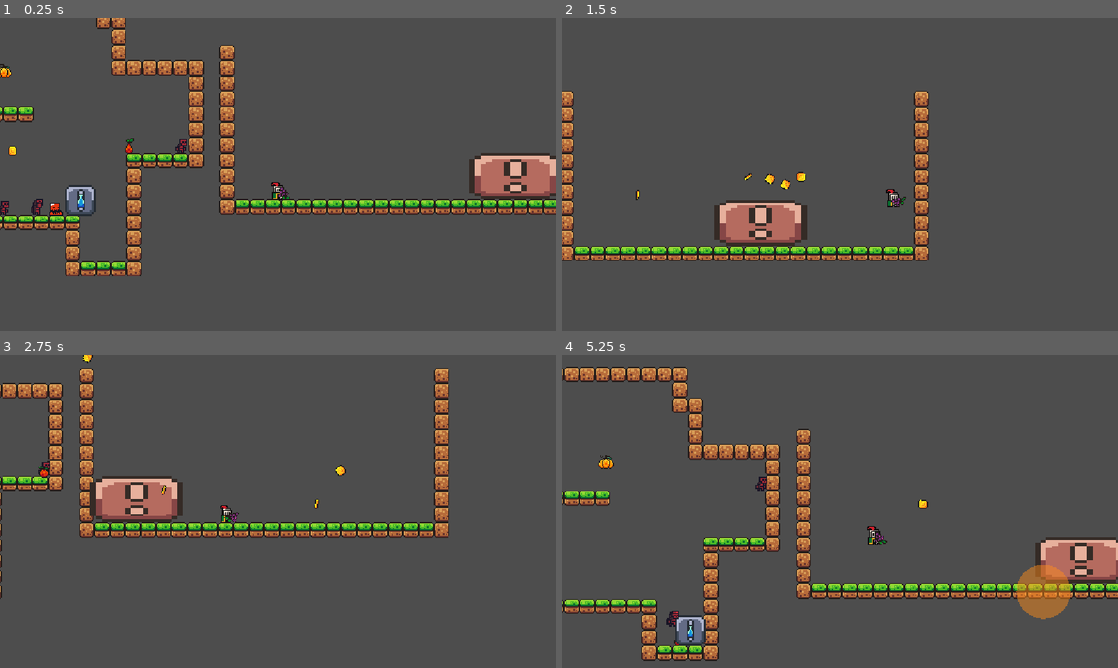
Above: before the commit, frames 1-4 (two rows, left to right).
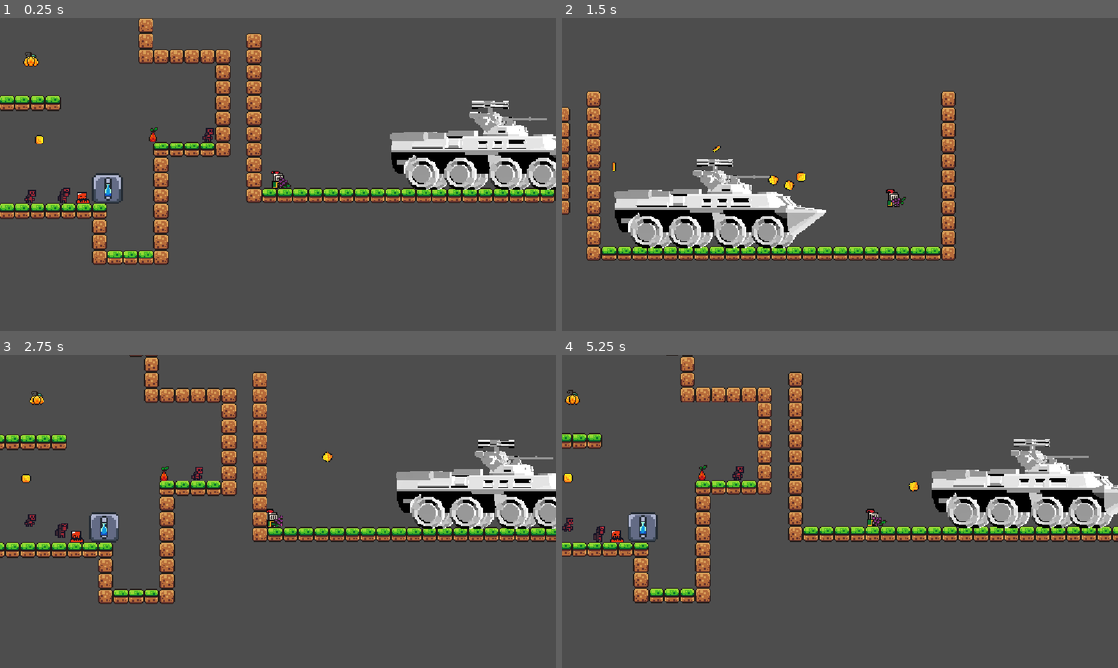
Above: after the commit, the same moments.

Repository: InferiorPosterior/project-something-evil
Game: Godot game, scene res://Scenes/game.tscn
The game is run twice, just before and just after one commit, with the same random seed, the same clock (stepped at 60 frames per second) and the same inputs.
Inputs (mouse positions are in pixels of both pictures, inside the frame that each line leads up to):
- Up to frame 1 (0.25 s): no input
- Up to frame 2 (1.5 s): move the mouse to (962, 158) at 0.52 s; press the mouse at (962, 158) at 0.53 s; hold Right (move_right) from 0.53 s (still down); tap Space (jump) at 0.77 s; move the mouse to (728, 190) at 1.27 s; release the mouse at (728, 190) at 1.28 s; click (728, 190) at 1.35 s
- Up to frame 3 (2.75 s): tap Space (jump) at 1.52 s; move the mouse to (333, 442) at 2.02 s; release Right (move_right) at 2.03 s; press the mouse at (333, 442) at 2.03 s; hold Left (move_left) from 2.03 s (still down)
- Up to frame 4 (5.25 s): move the mouse to (812, 574) at 2.77 s; release Left (move_left) at 2.78 s; release the mouse at (812, 574) at 2.78 s; hold Right (move_right) 2.78-4.28 s; click (812, 574) at 2.85 s; tap Space (jump) at 3.02, 3.77, 4.52 s; move the mouse to (1006, 558) at 3.52 s; press the mouse at (1006, 558) at 3.53 s; move the mouse to (673, 464) at 4.27 s; release the mouse at (673, 464) at 4.28 s; hold Left (move_left) 4.28-5.03 s; click (673, 464) at 4.35 s; move the mouse to (867, 511) at 5.02 s; press the mouse at (867, 511) at 5.03 s; hold Right (move_right) from 5.03 s (still down)

The runs differ from the first frame. In frame 1, 24% of the frame differs, in the area x 0-100%, y 0-83%; in frame 2, 13%; in frame 3, 23%; in frame 4, 29%, in the area x 0-100%, y 0-98%.

Commit message:
APC new temp model + Grenadier hp buff

Diff:
--- a/Scenes/Enemy Scenes/APC Boss/apc_boss.tscn
+++ b/Scenes/Enemy Scenes/APC Boss/apc_boss.tscn
@@ -2,7 +2,6 @@
 
 [ext_resource type="Script" uid="uid://k13jaf2ncu3e" path="res://Scripts/Enemies Scripts/APC Boss Scripts/apc_boss.gd" id="1_0fl87"]
 [ext_resource type="Script" uid="uid://ngsma3hy4ktw" path="res://Scripts/Components/health_component.gd" id="1_g6mq4"]
-[ext_resource type="Texture2D" uid="uid://10cr4tqj3ryk" path="res://Assets/brackeys_platformer_assets/sprites/world_tileset.png" id="2_glyfn"]
 [ext_resource type="Script" uid="uid://bxvhy0cwrfk4k" path="res://Scripts/Components/hurtbox_component.gd" id="2_otfy1"]
 [ext_resource type="Script" uid="uid://bvtclq823uv2e" path="res://Scripts/Components/hitbox_component.gd" id="3_6avjl"]
 [ext_resource type="Script" uid="uid://cb8uqkistmuev" path="res://Scripts/State_Machine/state_machine.gd" id="5_m8pev"]
@@ -15,44 +14,25 @@
 [ext_resource type="Script" uid="uid://bwp4gdkvry6is" path="res://Scripts/Enemies Scripts/APC Boss Scripts/missile_pod.gd" id="13_0fl87"]
 [ext_resource type="PackedScene" uid="uid://bhq3we2aqqr4r" path="res://Scenes/Projectiles & Hazards/APC Boss Projectiles/explosive_bullet.tscn" id="13_4rn6l"]
 [ext_resource type="PackedScene" uid="uid://cbw4etvuicd2r" path="res://Scenes/Projectiles & Hazards/APC Boss Projectiles/missile.tscn" id="15_4rn6l"]
-
-[sub_resource type="AtlasTexture" id="AtlasTexture_1hf45"]
-atlas = ExtResource("2_glyfn")
-region = Rect2(80, 32, 16, 16)
-
-[sub_resource type="SpriteFrames" id="SpriteFrames_1hf45"]
-animations = [{
-"frames": [{
-"duration": 1.0,
-"texture": SubResource("AtlasTexture_1hf45")
-}],
-"loop": 1,
-"name": &"default",
-"speed": 5.0
-}]
+[ext_resource type="PackedScene" uid="uid://bko2eoaw6712" path="res://Assets/evil_apc.gltf" id="15_ph24p"]
 
 [sub_resource type="RectangleShape2D" id="RectangleShape2D_fwsd2"]
-size = Vector2(88, 48)
+size = Vector2(182, 57)
 
-[sub_resource type="RectangleShape2D" id="RectangleShape2D_g4v7s"]
-size = Vector2(96, 48)
+[sub_resource type="CapsuleShape2D" id="CapsuleShape2D_4rn6l"]
+radius = 27.0
+height = 218.0
 
 [sub_resource type="RectangleShape2D" id="RectangleShape2D_yf5fn"]
-size = Vector2(92, 37)
+size = Vector2(192, 37.5)
 
 [node name="APC Boss" type="CharacterBody2D" unique_id=309457165 node_paths=PackedStringArray("health")]
 collision_layer = 2
 script = ExtResource("1_0fl87")
 health = NodePath("HealthComponent")
 
-[node name="AnimatedSprite2D" type="AnimatedSprite2D" parent="." unique_id=1069567222]
-texture_filter = 1
-position = Vector2(39.999996, -15.999998)
-scale = Vector2(5.9999995, 3)
-sprite_frames = SubResource("SpriteFrames_1hf45")
-
 [node name="CollisionShape2D" type="CollisionShape2D" parent="." unique_id=728455122]
-position = Vector2(40, -16)
+position = Vector2(2, -19.5)
 shape = SubResource("RectangleShape2D_fwsd2")
 
 [node name="HealthComponent" type="Node" parent="." unique_id=673880358]
@@ -68,8 +48,9 @@
 metadata/_custom_type_script = "uid://bxvhy0cwrfk4k"
 
 [node name="CollisionShape2D" type="CollisionShape2D" parent="HurtboxComponent" unique_id=1144396134]
-position = Vector2(40, -16)
-shape = SubResource("RectangleShape2D_g4v7s")
+position = Vector2(2, -23)
+rotation = -1.5707964
+shape = SubResource("CapsuleShape2D_4rn6l")
 debug_color = Color(0, 0.6437861, 0.2993289, 0.41960785)
 
 [node name="HitboxComponent" type="Area2D" parent="." unique_id=965676545]
@@ -80,7 +61,7 @@
 metadata/_custom_type_script = "uid://bvtclq823uv2e"
 
 [node name="CollisionShape2D" type="CollisionShape2D" parent="HitboxComponent" unique_id=1401890068]
-position = Vector2(40, -13)
+position = Vector2(0, -8)
 shape = SubResource("RectangleShape2D_yf5fn")
 debug_color = Color(0.9902335, 0, 0.2865104, 0.41960785)
 
@@ -115,12 +96,13 @@
 burst_cooldown = 2.0
 
 [node name="APC Turret" type="Node2D" parent="." unique_id=1270499741 node_paths=PackedStringArray("autocannon", "missile_pod")]
-position = Vector2(41, -34)
+position = Vector2(15, -46)
 script = ExtResource("11_0fl87")
 autocannon = NodePath("Autocannon")
 missile_pod = NodePath("MissilePod")
 
 [node name="Autocannon" type="Node2D" parent="APC Turret" unique_id=1846822682]
+position = Vector2(0, -16)
 script = ExtResource("12_hs51q")
 bullet_scene = ExtResource("13_4rn6l")
 bullet_speed = 500.0
@@ -129,6 +111,7 @@
 aim_turn_speed = 160.0
 
 [node name="MissilePod" type="Node2D" parent="APC Turret" unique_id=438773991]
+position = Vector2(-15, -31)
 script = ExtResource("13_0fl87")
 missile_scene = ExtResource("15_4rn6l")
 launch_speed = 300.0
@@ -136,5 +119,43 @@
 fire_interval = 0.2
 aim_turn_speed = 300.0
 
+[node name="SubViewportContainer" type="SubViewportContainer" parent="." unique_id=1518865646]
+texture_filter = 1
+custom_minimum_size = Vector2(204, 204)
+anchors_preset = 15
+anchor_right = 1.0
+anchor_bottom = 1.0
+offset_left = -104.0
+offset_top = -120.0
+offset_right = 455.99994
+offset_bottom = 348.0
+grow_horizontal = 2
+grow_vertical = 2
+scale = Vector2(0.4, 0.4)
+size_flags_horizontal = 4
+size_flags_vertical = 4
+stretch = true
+stretch_shrink = 2
+
+[node name="SubViewport" type="SubViewport" parent="SubViewportContainer" unique_id=1594926532]
+transparent_bg = true
+handle_input_locally = false
+size = Vector2i(279, 234)
+render_target_update_mode = 4
+
+[node name="blockbench_export" parent="SubViewportContainer/SubViewport" unique_id=833386423 instance=ExtResource("15_ph24p")]
+
+[node name="Camera3D" type="Camera3D" parent="SubViewportContainer/SubViewport" unique_id=1783782207]
+transform = Transform3D(-0.17364821, 0, 0.9848078, 0, 1, 0, -0.9848078, 0, -0.17364821, 9, 2, -1.1972595)
+keep_aspect = 0
+projection = 1
+size = 11.23
+
+[node name="DirectionalLight3D" type="DirectionalLight3D" parent="SubViewportContainer/SubViewport" unique_id=1349367906]
+transform = Transform3D(1, 0, 0, 0, -1, 8.940697e-08, 0, -8.940697e-08, -1, 0, 6, -4)
+
+[node name="DirectionalLight3D2" type="DirectionalLight3D" parent="SubViewportContainer/SubViewport" unique_id=870000281]
+transform = Transform3D(0.9659258, 0, 0.25881907, -0.258819, 0, 0.9659258, 0, -1, 0, 0, 6, 5)
+
 [connection signal="health_depleted" from="HealthComponent" to="." method="_on_health_component_health_depleted"]
 [connection signal="damage_taken" from="HurtboxComponent" to="." method="_on_hurtbox_component_damage_taken"]
--- a/Scenes/Enemy Scenes/enemy_grenadier.tscn
+++ b/Scenes/Enemy Scenes/enemy_grenadier.tscn
@@ -49,6 +49,7 @@
 
 [node name="HealthComponent" type="Node" parent="." unique_id=423890900]
 script = ExtResource("4_o836l")
+max_health = 300
 metadata/_custom_type_script = "uid://ngsma3hy4ktw"
 
 [node name="HurtboxComponent" type="Area2D" parent="." unique_id=236454442 node_paths=PackedStringArray("health")]
--- a/Scenes/game.tscn
+++ b/Scenes/game.tscn
@@ -190,7 +190,7 @@
 [node name="Game" type="Node2D" unique_id=1327516912]
 
 [node name="Player" parent="." unique_id=1827159017 instance=ExtResource("1_qxrlw")]
-position = Vector2(413, -35)
+position = Vector2(385, -18)
 
 [node name="Camera2D" type="Camera2D" parent="Player" unique_id=1455271406]
 zoom = Vector2(2, 2)
@@ -261,4 +261,4 @@
 position = Vector2(192, -3)
 
 [node name="APC Boss" parent="." unique_id=309457165 instance=ExtResource("12_rku1e")]
-position = Vector2(619, -9)
+position = Vector2(605, -16)
Not shown, changed: Assets/concept works.png.import
Not shown, added: Assets/evil_apc.gltf
Not shown, added: Assets/evil_apc.gltf.import
